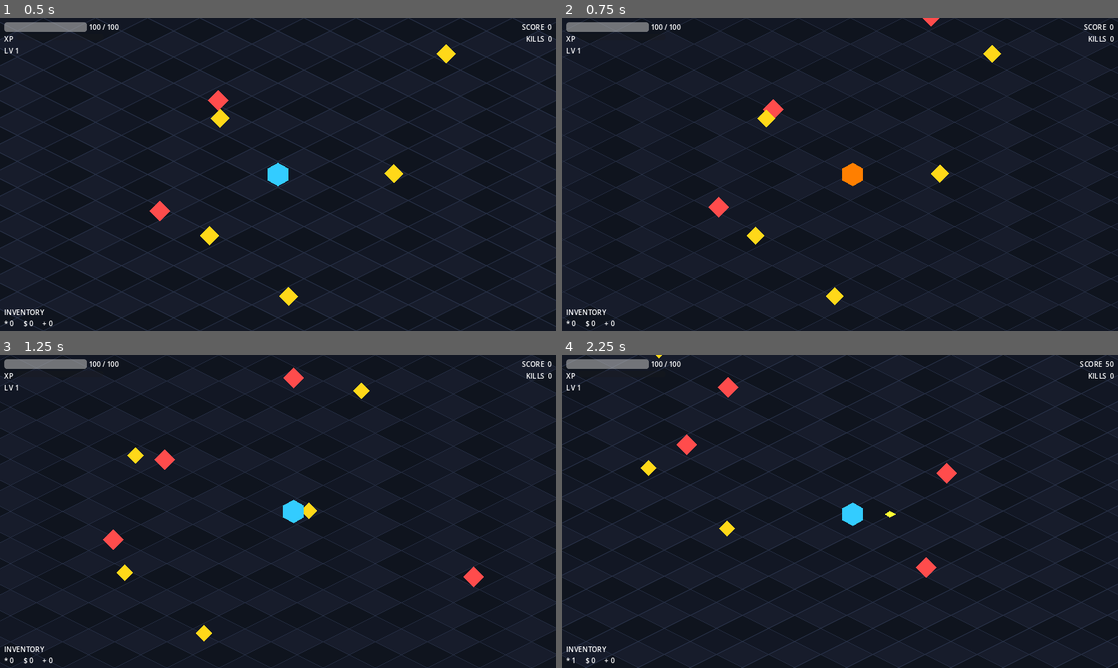
Above: before the commit, frames 1-4 (two rows, left to right).
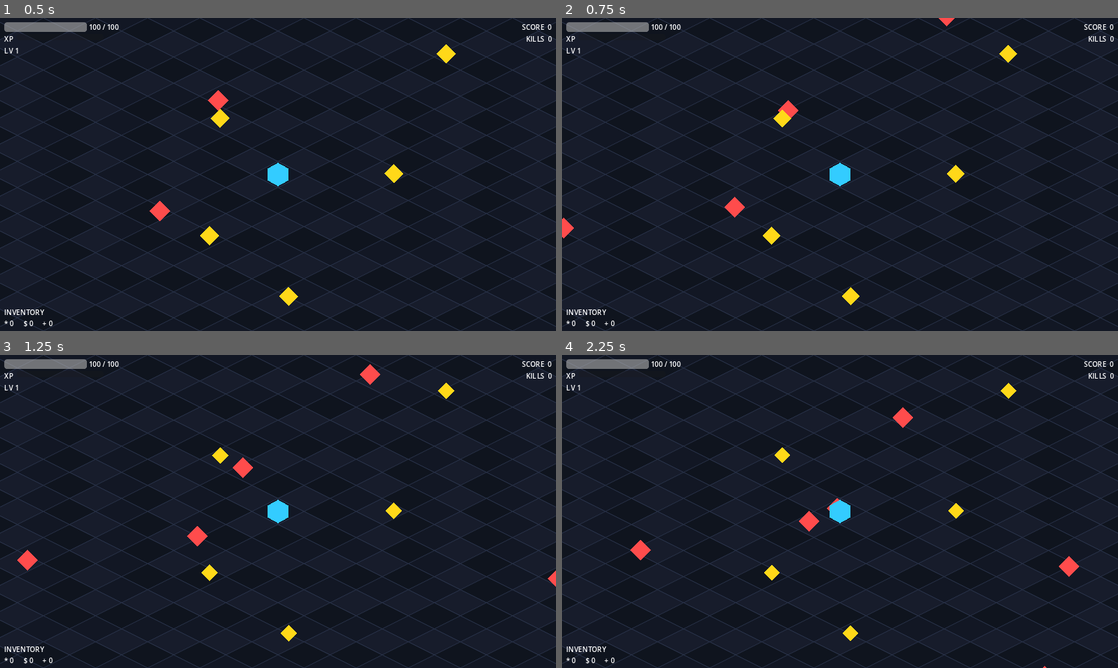
Above: after the commit, the same moments.

Repository: rmwondolleck/godot-space
Game: Godot game, scene res://scenes/main.tscn
Two runs of this game, one before a commit and one after it. Both use one fixed random seed, a clock stepped at 60 frames per second and the inputs below.
Inputs (mouse positions are in pixels of both pictures, inside the frame that each line leads up to):
- Up to frame 1 (0.5 s): no input
- Up to frame 2 (0.75 s): move the mouse to (962, 158) at 0.52 s; hold D (move_right) from 0.53 s (still down); right-click (962, 158) at 0.6 s
- Up to frame 3 (1.25 s): keep holding D (move_right)
- Up to frame 4 (2.25 s): move the mouse to (728, 527) at 1.27 s; release D (move_right) at 1.28 s; hold S (move_down) 1.28-2.03 s; click (728, 527) at 1.35 s; move the mouse to (895, 442) at 2.02 s; hold D (move_right) from 2.03 s (still down); tap Space (attack_ranged) at 2.1 s

Frame 1 is identical in both runs. In frame 2, 9.2% of the frame differs, in the area x 0-100%, y 0-100%; in frame 3, 9.4%; in frame 4, 11%.
Error after the commit: Parse Error: Identifier "RANGED_COOLDOWN" not declared in the current scope. (res://scripts/player.gd:122)

Commit message:
refactor: address code review – named constants and clearer variable names
Agent-Logs-Url: https://github.com/rmwondolleck/godot-space/sessions/c17ff2ac-ae39-4400-bbd4-fe45c2621222

Co-authored-by: rmwondolleck <40003612+rmwondolleck@users.noreply.github.com>

Diff:
--- a/scripts/enemy.gd
+++ b/scripts/enemy.gd
@@ -9,6 +9,7 @@
 const XP_REWARD: int        = 20
 const SCORE_REWARD: int     = 50
 const WORLD_LIMIT: float    = 950.0
+const LOOT_DROP_CHANCE: float = 0.6   # probability of dropping an item on death
 
 var current_hp: int  = MAX_HP
 var is_dead: bool    = false
@@ -82,8 +83,8 @@
 
 
 func _drop_loot() -> void:
-	# 60 % chance to drop something
-	if randf() > 0.6:
+	# LOOT_DROP_CHANCE probability to drop something
+	if randf() > LOOT_DROP_CHANCE:
 		return
 	var types   := ["energy_cell", "credits", "upgrade_material"]
 	var weights := [0.50,           0.35,      0.15]
--- a/scripts/player.gd
+++ b/scripts/player.gd
@@ -17,7 +17,7 @@
 
 const LIGHT_COOLDOWN: float = 0.40
 const HEAVY_COOLDOWN: float = 0.90
-const RANGED_COOLDOWN: float = 0.45
+const MELEE_FACING_THRESHOLD: float = 0.2   # dot-product floor ≈ ±78° arc
 const INVINCIBLE_TIME: float = 0.60
 
 # ---------- state ----------
@@ -113,8 +113,8 @@
 		if not is_instance_valid(enemy):
 			continue
 		var diff: Vector2 = enemy.global_position - global_position
-		# Must be in range AND in roughly the facing arc (dot > 0.2 = ~78° half-angle)
-		if diff.length() <= range and facing.dot(diff.normalized()) > 0.2:
+		# Must be in range AND in roughly the facing arc
+		if diff.length() <= range and facing.dot(diff.normalized()) > MELEE_FACING_THRESHOLD:
 			enemy.take_damage(damage)
 
 
--- a/scripts/world.gd
+++ b/scripts/world.gd
@@ -41,10 +41,10 @@
 				Vector2(cx,               cy + ISO_H * 0.5),  # bottom
 				Vector2(cx - ISO_W * 0.5, cy),                # left
 			])
-			# Alternate tile shades for a grid pattern
-			var shade: int = (absi(col) + absi(row)) % 3
+			# Cycle through three shades to create a readable grid pattern
+			var tile_shade_index: int = (absi(col) + absi(row)) % 3
 			var tile_color: Color
-			match shade:
+			match tile_shade_index:
 				0: tile_color = Color(0.07, 0.09, 0.14)
 				1: tile_color = Color(0.09, 0.11, 0.17)
 				_: tile_color = Color(0.06, 0.08, 0.12)
